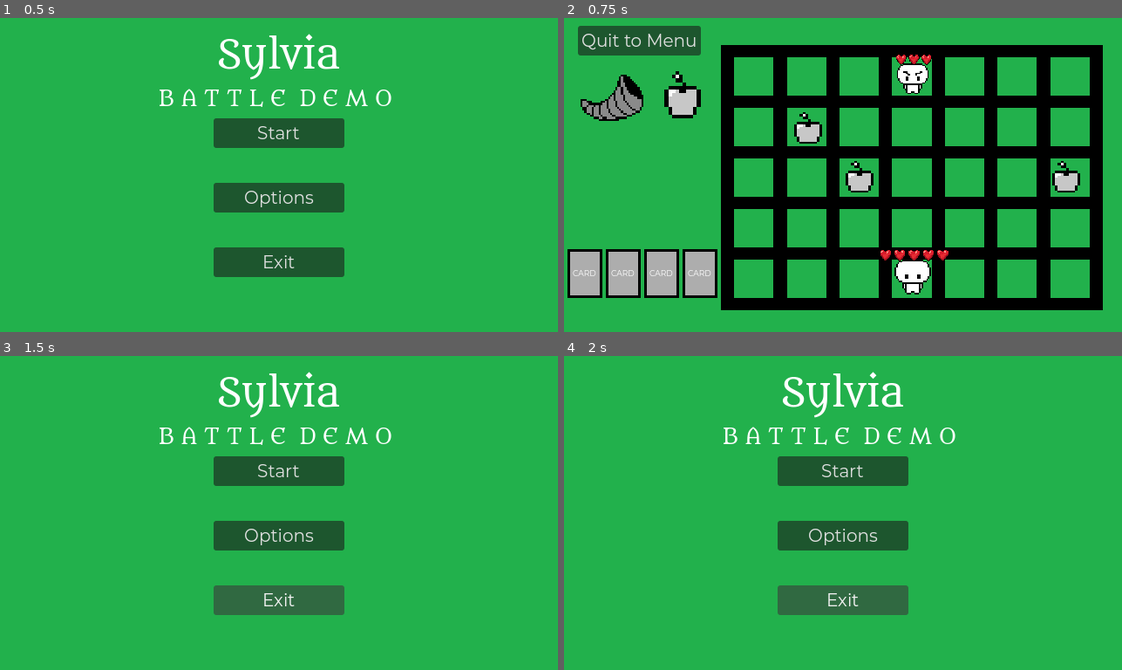
Above: before the commit, frames 1-4 (two rows, left to right).
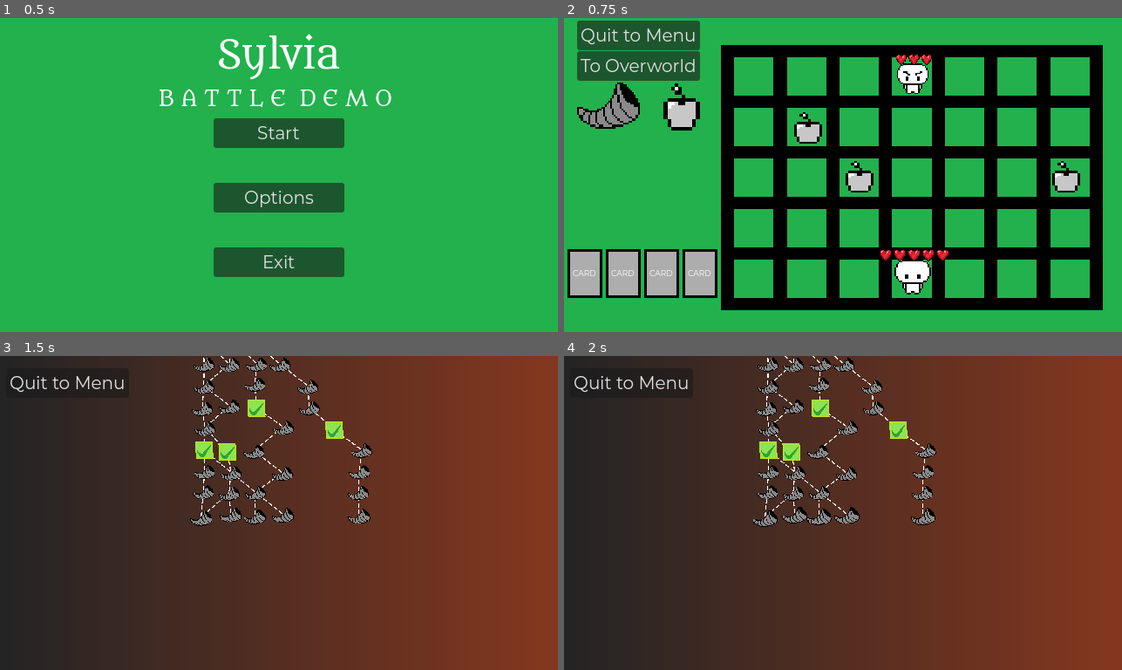
Above: after the commit, the same moments.

Repository: Endermandels/Sylvia
Game: Godot game, scene res://start_menu/start_menu.tscn
Two runs of this game, one before a commit and one after it. Both use one fixed random seed, a clock stepped at 60 frames per second and the inputs below.
Inputs:
- Up to frame 1 (0.5 s): no input
- Up to frame 2 (0.75 s): click "Start" at 0.5 s
- Up to frame 3 (1.5 s): click "Quit to Menu" (after the commit: "To Overworld") at 1.25 s
- Up to frame 4 (2 s): no input

Frame 1 is identical in both runs. In frame 2, 4.2% of the frame differs, in the area x 2-25%, y 0-36%; in frame 3, 100%, in the area x 0-100%, y 0-100%; in frame 4, 100%.

Commit message:
Overworld Visuals/Functionality
Added visuals for displaying the 2D array with connections shown. Available nodes play an animation, selected nodes (or previously selected nodes when completely setup) are circled. Clicking one of the starting nodes will open the battle scene. Added a button to the battle scene to open the overworld (each time a new map is randomly generated.

Diff:
--- a/battle/BattleScene.tscn
+++ b/battle/BattleScene.tscn
@@ -24,6 +24,14 @@
 	get_tree().change_scene_to_file(\"res://start_menu/start_menu.tscn\")
 "
 
+[sub_resource type="GDScript" id="GDScript_spr25"]
+script/source = "extends Button
+
+
+func _on_pressed():
+	get_tree().change_scene_to_file(\"res://overworld/Overworld.tscn\")
+"
+
 [sub_resource type="RectangleShape2D" id="RectangleShape2D_u21m3"]
 size = Vector2(437, 304)
 
@@ -284,7 +292,12 @@
 script = ExtResource("7_w84vo")
 
 [node name="QuitButton" type="Button" parent="UI/Control"]
-layout_mode = 0
+layout_mode = 1
+anchors_preset = -1
+anchor_left = -0.025
+anchor_top = -0.15
+anchor_right = -0.025
+anchor_bottom = -0.15
 offset_left = 16.0
 offset_top = 9.0
 offset_right = 157.0
@@ -318,14 +331,23 @@
 offset_bottom = 163.0
 text = "Attack"
 
+[node name="OverworldButton" type="Button" parent="UI/Control"]
+layout_mode = 0
+offset_left = 15.0
+offset_top = 38.0
+offset_right = 156.0
+offset_bottom = 72.0
+text = "To Overworld"
+script = SubResource("GDScript_spr25")
+
 [node name="EndOfTurn" parent="." instance=ExtResource("7_np6ef")]
-position = Vector2(56, 88)
+position = Vector2(52, 97)
 
 [node name="FoodCounter" parent="." instance=ExtResource("13_dakvr")]
-offset_left = 136.0
-offset_top = 88.0
-offset_right = 136.0
-offset_bottom = 88.0
+offset_left = 135.0
+offset_top = 102.0
+offset_right = 135.0
+offset_bottom = 102.0
 scale = Vector2(0.836259, 0.836259)
 
 [node name="AudioStreamPlayer" type="AudioStreamPlayer" parent="."]
@@ -374,4 +396,5 @@
 [connection signal="pressed" from="UI/Control/CollectFoodButton" to="." method="_on_collect_food_button_pressed"]
 [connection signal="pressed" from="UI/Control/FinishMovementButton" to="." method="_on_finish_movement_button_pressed"]
 [connection signal="pressed" from="UI/Control/AttackButton" to="." method="_on_attack_button_pressed"]
+[connection signal="pressed" from="UI/Control/OverworldButton" to="UI/Control/OverworldButton" method="_on_pressed"]
 [connection signal="end_turn" from="EndOfTurn" to="." method="_on_end_of_turn_end_turn"]
--- a/overworld/MapGenerator.gd
+++ b/overworld/MapGenerator.gd
@@ -25,11 +25,6 @@
 }
 var random_room_type_total_weight := 0
 
-
-func _ready() -> void:
-	generate_map()
-
-
 func generate_map() -> Array[Array]:
 	#generate an empty grid of map_spaces
 	map_data = _generate_initial_grid()
@@ -45,20 +40,6 @@
 	_setup_boss_room()
 	_setup_random_room_weights()
 	_setup_room_types()
-
-	#for testing, will print the following 2 lines for each floor:
-	#floor x
-	#[column (type), column (type), ...]
-	#where type is the 2nd character of the type (so it's unique, ie {O, N, V, H})
-	#and it only prints map_spaces that have a next_room that isn't empy (part of a path)
-	var i := 0
-	for floors in map_data:
-		print("floor %s" % i)
-		var used_rooms = floors.filter(
-			func(rooms: map_space): return rooms.next_rooms.size() > 0
-		)
-		print(used_rooms)
-		i += 1
 
 	return map_data
 
--- /dev/null
+++ b/overworld/Overworld.gd
@@ -0,0 +1,97 @@
+class_name Overworld
+extends Node2D
+
+const SCROLL_SPEED := 15
+const MAP_ROOM = preload("res://overworld/map_room.tscn")
+const MAP_LINE = preload("res://overworld/map_line.tscn")
+
+@onready var map_generator: MapGenerator = $MapGenerator
+@onready var lines: Node2D = %Lines
+@onready var rooms: Node2D = %Rooms
+@onready var visuals: Node2D = $Visuals
+@onready var camera_2d: Camera2D = $Camera2D
+
+var map_data: Array[Array]
+var floors_climbed: int
+var last_room: map_space
+var camera_edge_y: float
+
+func _ready() -> void:
+	camera_edge_y = MapGenerator.Y_DIST * (MapGenerator.FLOORS - 1)
+	generate_new_map()
+	unlock_floor(0)
+
+func _input(event: InputEvent) -> void:
+	if event.is_action_pressed("scroll_up"):
+		camera_2d.position.y -= SCROLL_SPEED
+	elif event.is_action_pressed("scroll_down"):
+		camera_2d.position.y += SCROLL_SPEED
+	camera_2d.position.y = clamp(camera_2d.position.y, -camera_edge_y, 0)
+
+func generate_new_map() -> void:
+	floors_climbed = 0
+	map_data = map_generator.generate_map()
+	create_map()
+
+func create_map() -> void:
+	for current_floor: Array in map_data:
+		for room: map_space in current_floor:
+			if room.next_rooms.size() > 0:
+				_spawn_room(room)
+	#boss room has no next_rooms
+	var middle := floori(MapGenerator.MAP_WIDTH * 0.5)
+	_spawn_room(map_data[MapGenerator.FLOORS-1][middle])
+
+	var map_width_pixels := MapGenerator.X_DIST * (MapGenerator.MAP_WIDTH -1)
+	visuals.position.x = (get_viewport_rect().size.x - map_width_pixels) /2
+	visuals.position.y = get_viewport_rect().size.y /2
+
+func unlock_floor(which_floor: int = floors_climbed) -> void:
+	for map_room: MapRoom in rooms.get_children():
+		if map_room.room.row == which_floor:
+			map_room.available = true
+
+func unlock_next_rooms() -> void:
+	for map_room: MapRoom in rooms.getchildren():
+		if last_room.next_rooms.has(map_room.room):
+			map_room.available = true
+
+func show_map() -> void:
+	show()
+	camera_2d.enabled = true
+
+func hide_map() -> void:
+	hide()
+	camera_2d.enabled = false
+
+func _spawn_room(room: map_space) -> void:
+	var new_map_room := MAP_ROOM.instantiate() as MapRoom
+	rooms.add_child(new_map_room)
+	new_map_room.room = room
+	new_map_room.selected.connect(_on_map_room_selected)
+	_connect_lines(room)
+
+	#for loading saved game
+	if room.selected and room.row < floors_climbed:
+		new_map_room.show_selected()
+
+func _connect_lines(room: map_space) -> void:
+	if room.next_rooms.is_empty():
+		return
+
+	for next: map_space in room.next_rooms:
+		var new_map_line := MAP_LINE.instantiate() as Line2D
+		new_map_line.add_point(room.positioning)
+		new_map_line.add_point(next.positioning)
+		lines.add_child(new_map_line)
+
+
+func _on_map_room_selected(room: map_space) -> void:
+	for map_room: MapRoom in rooms.get_children():
+		if map_room.room.row == room.row:
+			map_room.available = false
+
+	last_room = room
+	floors_climbed += 1
+
+	get_tree().change_scene_to_file("res://battle/BattleScene.tscn")
--- a/overworld/Overworld.tscn
+++ b/overworld/Overworld.tscn
@@ -1,8 +1,6 @@
 [gd_scene load_steps=6 format=3 uid="uid://ciygfyllvwgoa"]
 
-[ext_resource type="Texture2D" uid="uid://c0lc0q4evr4jg" path="res://assets/background_brown.png" id="1_u7u2j"]
-[ext_resource type="Script" path="res://overworld/View Characters.gd" id="2_pkrh1"]
-[ext_resource type="Script" path="res://overworld/View Decks.gd" id="3_x04dj"]
+[ext_resource type="Script" path="res://overworld/Overworld.gd" id="1_t75pi"]
 [ext_resource type="Script" path="res://overworld/MapGenerator.gd" id="4_3k8ay"]
 
 [sub_resource type="GDScript" id="GDScript_8ndto"]
@@ -15,38 +13,53 @@
 	get_tree().change_scene_to_file(\"res://start_menu/start_menu.tscn\")
 "
 
+[sub_resource type="Gradient" id="Gradient_j8the"]
+offsets = PackedFloat32Array(0, 0.993506)
+colors = PackedColorArray(0.144063, 0.144063, 0.144063, 1, 0.516809, 0.218354, 0.121666, 1)
+
+[sub_resource type="GradientTexture1D" id="GradientTexture1D_kpcvw"]
+gradient = SubResource("Gradient_j8the")
+width = 50
+
 [node name="Overworld" type="Node2D"]
+script = ExtResource("1_t75pi")
 
-[node name="Sprite2D" type="Sprite2D" parent="."]
-position = Vector2(578, 326)
-texture = ExtResource("1_u7u2j")
+[node name="Visuals" type="Node2D" parent="."]
 
-[node name="CanvasLayer" type="CanvasLayer" parent="."]
+[node name="Lines" type="Node2D" parent="Visuals"]
+unique_name_in_owner = true
 
-[node name="VBoxContainer" type="VBoxContainer" parent="CanvasLayer"]
+[node name="Rooms" type="Node2D" parent="Visuals"]
+unique_name_in_owner = true
+
+[node name="MapGenerator" type="Node2D" parent="."]
+script = ExtResource("4_3k8ay")
+
+[node name="Menu" type="CanvasLayer" parent="."]
+
+[node name="VBoxContainer" type="VBoxContainer" parent="Menu"]
 offset_left = 7.0
 offset_top = 14.0
 offset_right = 118.0
 offset_bottom = 94.0
 
-[node name="Quit to Menu" type="Button" parent="CanvasLayer/VBoxContainer"]
+[node name="Quit to Menu" type="Button" parent="Menu/VBoxContainer"]
 layout_mode = 2
 text = "Quit to Menu"
 script = SubResource("GDScript_8ndto")
 
-[node name="View Characters" type="Button" parent="CanvasLayer/VBoxContainer"]
-layout_mode = 2
-text = "View Characters"
-script = ExtResource("2_pkrh1")
+[node name="Camera2D" type="Camera2D" parent="."]
+offset = Vector2(320, 180)
 
-[node name="View Decks" type="Button" parent="CanvasLayer/VBoxContainer"]
-layout_mode = 2
-text = "View Decks"
-script = ExtResource("3_x04dj")
+[node name="MapBackground" type="CanvasLayer" parent="."]
+layer = -1
 
-[node name="MapGenerator" type="Node2D" parent="."]
-script = ExtResource("4_3k8ay")
+[node name="Background" type="TextureRect" parent="MapBackground"]
+anchors_preset = 15
+anchor_right = 1.0
+anchor_bottom = 1.0
+grow_horizontal = 2
+grow_vertical = 2
+texture = SubResource("GradientTexture1D_kpcvw")
 
-[connection signal="pressed" from="CanvasLayer/VBoxContainer/Quit to Menu" to="CanvasLayer/VBoxContainer/Quit to Menu" method="_on_pressed"]
-[connection signal="pressed" from="CanvasLayer/VBoxContainer/View Characters" to="CanvasLayer/VBoxContainer/View Characters" method="_on_pressed"]
-[connection signal="pressed" from="CanvasLayer/VBoxContainer/View Decks" to="CanvasLayer/VBoxContainer/View Decks" method="_on_pressed"]
+[connection signal="pressed" from="Menu/VBoxContainer/Quit to Menu" to="Menu/VBoxContainer/Quit to Menu" method="_on_pressed"]
--- /dev/null
+++ b/overworld/map_line.tscn
@@ -0,0 +1,8 @@
+[gd_scene load_steps=2 format=3 uid="uid://i3oi6dgp0sgn"]
+
+[ext_resource type="Texture2D" uid="uid://snhqfq0vauq2" path="res://assets/line.png" id="1_lsrms"]
+
+[node name="MapLine" type="Line2D"]
+texture_repeat = 2
+texture = ExtResource("1_lsrms")
+texture_mode = 1
--- /dev/null
+++ b/overworld/map_room.gd
@@ -0,0 +1,53 @@
+class_name MapRoom
+extends Area2D
+
+signal selected(room: map_space)
+
+#dictionary with [icon, scale]
+const ICONS := {
+	map_space.Type.NO_TYPE: [preload("res://assets/ex.png"), Vector2.ONE],
+	map_space.Type.ENEMY: [preload("res://assets/horn.png"), Vector2(.7,.7)],
+	map_space.Type.EVENT: [preload("res://assets/heart.png"), Vector2.ONE],
+	map_space.Type.SHOP: [preload("res://assets/check.png"), Vector2.ONE],
+	map_space.Type.TREASURE: [preload("res://assets/apple.png"), Vector2.ONE],
+	map_space.Type.BOSS: [preload("res://assets/enemy.png"), Vector2(.5, .5)],
+}
+
+@onready var sprite_2d: Sprite2D = $Visuals/Sprite2D
+@onready var line_2d: Line2D = $Visuals/Line2D
+@onready var animation_player: AnimationPlayer = $AnimationPlayer
+
+var available := false : set = set_available
+var room: map_space : set = set_room
+
+
+func set_available(new_value: bool) -> void:
+	available = new_value
+
+	if available:
+		animation_player.play("highlight_map_space")
+	elif not room.selected:
+		animation_player.play("RESET")
+
+func set_room(new_data: map_space) -> void:
+	room = new_data
+	position = room.positioning
+	line_2d.rotation_degrees = randi_range(0, 360)
+	#set texture
+	sprite_2d.texture = ICONS[room.type][0]
+	#set scale
+	sprite_2d.scale = ICONS[room.type][1]
+
+func show_selected() -> void:
+	line_2d.modulate = Color.WHITE
+
+func _on_input_event(_viewport: Node, event: InputEvent, _shape_idx: int) -> void:
+	if not available or not event.is_action_pressed("left_mouse"):
+		return
+
+	room.selected = true
+	animation_player.play("select_map_space")
+
+#called by AnimationPlayer when the select animation finishes
+func _on_map_room_selected() -> void:
+	selected.emit(room)
--- /dev/null
+++ b/overworld/map_room.tscn
@@ -0,0 +1,117 @@
+[gd_scene load_steps=8 format=3 uid="uid://1o134wxeo0vx"]
+
+[ext_resource type="Texture2D" uid="uid://bdbdjokq50uqt" path="res://assets/horn.png" id="1_fwayw"]
+[ext_resource type="Script" path="res://overworld/map_room.gd" id="1_vtn6u"]
+
+[sub_resource type="CircleShape2D" id="CircleShape2D_ckcx5"]
+
+[sub_resource type="Animation" id="Animation_vyiee"]
+length = 0.001
+tracks/0/type = "value"
+tracks/0/imported = false
+tracks/0/enabled = true
+tracks/0/path = NodePath("Visuals:scale")
+tracks/0/interp = 1
+tracks/0/loop_wrap = true
+tracks/0/keys = {
+"times": PackedFloat32Array(0),
+"transitions": PackedFloat32Array(1),
+"update": 0,
+"values": [Vector2(1, 1)]
+}
+tracks/1/type = "value"
+tracks/1/imported = false
+tracks/1/enabled = true
+tracks/1/path = NodePath("Visuals/Line2D:modulate")
+tracks/1/interp = 1
+tracks/1/loop_wrap = true
+tracks/1/keys = {
+"times": PackedFloat32Array(0),
+"transitions": PackedFloat32Array(1),
+"update": 0,
+"values": [Color(1, 1, 1, 0)]
+}
+
+[sub_resource type="Animation" id="Animation_mpyyd"]
+resource_name = "highlight_map_space"
+loop_mode = 1
+tracks/0/type = "value"
+tracks/0/imported = false
+tracks/0/enabled = true
+tracks/0/path = NodePath("Visuals:scale")
+tracks/0/interp = 2
+tracks/0/loop_wrap = true
+tracks/0/keys = {
+"times": PackedFloat32Array(0, 0.5),
+"transitions": PackedFloat32Array(1, 1),
+"update": 0,
+"values": [Vector2(1, 1), Vector2(1.25, 1.25)]
+}
+
+[sub_resource type="Animation" id="Animation_jknwd"]
+resource_name = "select_map_space"
+length = 0.6
+tracks/0/type = "value"
+tracks/0/imported = false
+tracks/0/enabled = true
+tracks/0/path = NodePath("Visuals/Line2D:modulate")
+tracks/0/interp = 1
+tracks/0/loop_wrap = true
+tracks/0/keys = {
+"times": PackedFloat32Array(0, 0.3),
+"transitions": PackedFloat32Array(1, 1),
+"update": 0,
+"values": [Color(1, 1, 1, 0), Color(1, 1, 1, 1)]
+}
+tracks/1/type = "method"
+tracks/1/imported = false
+tracks/1/enabled = true
+tracks/1/path = NodePath(".")
+tracks/1/interp = 1
+tracks/1/loop_wrap = true
+tracks/1/keys = {
+"times": PackedFloat32Array(0.6),
+"transitions": PackedFloat32Array(1),
+"values": [{
+"args": [],
+"method": &"_on_map_room_selected"
+}]
+}
+
+[sub_resource type="AnimationLibrary" id="AnimationLibrary_kigu1"]
+_data = {
+"RESET": SubResource("Animation_vyiee"),
+"highlight_map_space": SubResource("Animation_mpyyd"),
+"select_map_space": SubResource("Animation_jknwd")
+}
+
+[node name="MapRoom" type="Area2D"]
+position = Vector2(98, 66)
+collision_layer = 8
+collision_mask = 0
+script = ExtResource("1_vtn6u")
+
+[node name="Visuals" type="Node2D" parent="."]
+
+[node name="Line2D" type="Line2D" parent="Visuals"]
+modulate = Color(1, 1, 1, 0)
+position = Vector2(-2, 0)
+points = PackedVector2Array(-6, 6, 0, 10, 8, 10, 12, 6, 12, 0, 12, -4, 8, -8, 2, -10, -4, -8, -8, -4, -10, 0, -8, 4)
+closed = true
+width = 2.0
+default_color = Color(0.619608, 0.619608, 0.619608, 1)
+
+[node name="Sprite2D" type="Sprite2D" parent="Visuals"]
+scale = Vector2(0.475, 0.475)
+skew = -0.0314159
+texture = ExtResource("1_fwayw")
+
+[node name="CollisionShape2D" type="CollisionShape2D" parent="."]
+shape = SubResource("CircleShape2D_ckcx5")
+
+[node name="AnimationPlayer" type="AnimationPlayer" parent="."]
+libraries = {
+"": SubResource("AnimationLibrary_kigu1")
+}
+
+[connection signal="input_event" from="." to="." method="_on_input_event"]
--- a/project.godot
+++ b/project.godot
@@ -48,12 +48,23 @@
 "events": [Object(InputEventMouseButton,"resource_local_to_scene":false,"resource_name":"","device":-1,"window_id":0,"a …(253 unchanged characters)…
 ]
 }
+scroll_up={
+"deadzone": 0.5,
+"events": [Object(InputEventMouseButton,"resource_local_to_scene":false,"resource_name":"","device":-1,"window_id":0,"alt_pressed":false,"shift_pressed":false,"ctrl_pressed":false,"meta_pressed":false,"button_mask":0,"position":Vector2(0, 0),"global_position":Vector2(0, 0),"factor":1.0,"button_index":4,"canceled":false,"pressed":false,"double_click":false,"script":null)
+]
+}
+scroll_down={
+"deadzone": 0.5,
+"events": [Object(InputEventMouseButton,"resource_local_to_scene":false,"resource_name":"","device":-1,"window_id":0,"alt_pressed":false,"shift_pressed":false,"ctrl_pressed":false,"meta_pressed":false,"button_mask":0,"position":Vector2(0, 0),"global_position":Vector2(0, 0),"factor":1.0,"button_index":5,"canceled":false,"pressed":false,"double_click":false,"script":null)
+]
+}
 
 [layer_names]
 
 2d_physics/layer_1="Player"
 2d_physics/layer_2="card_drop_area"
 2d_physics/layer_3="Enemy"
+2d_physics/layer_4="map_rooms"
 
 [rendering]
 
Binary file added: assets/line.png
Not shown, added: assets/line.png.import
Not shown: 1 places in battle/BattleScene.tscn that only renumber resources
Binary file added: overworld/line.png
Not shown, added: overworld/line.png.import
